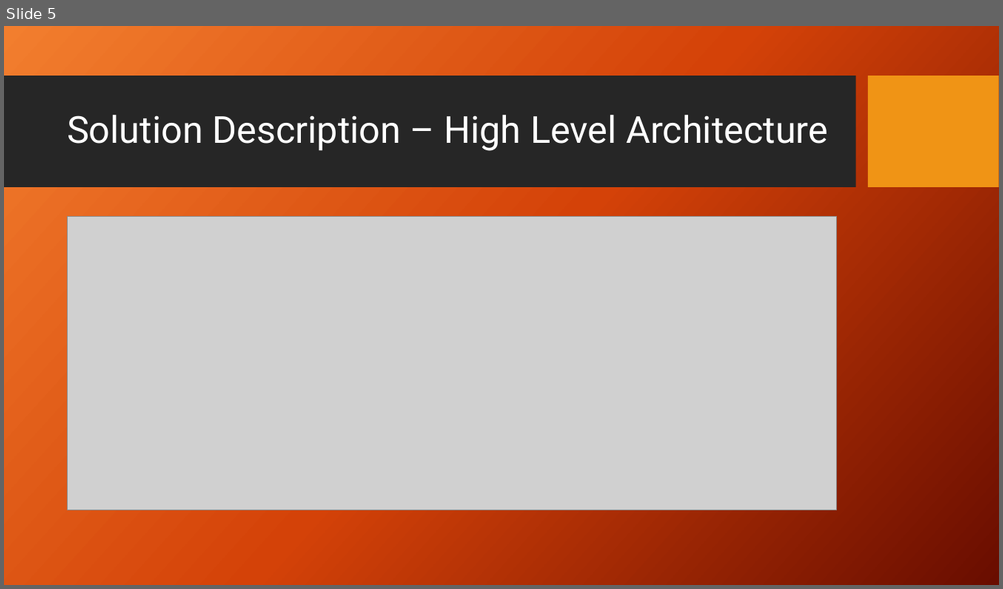
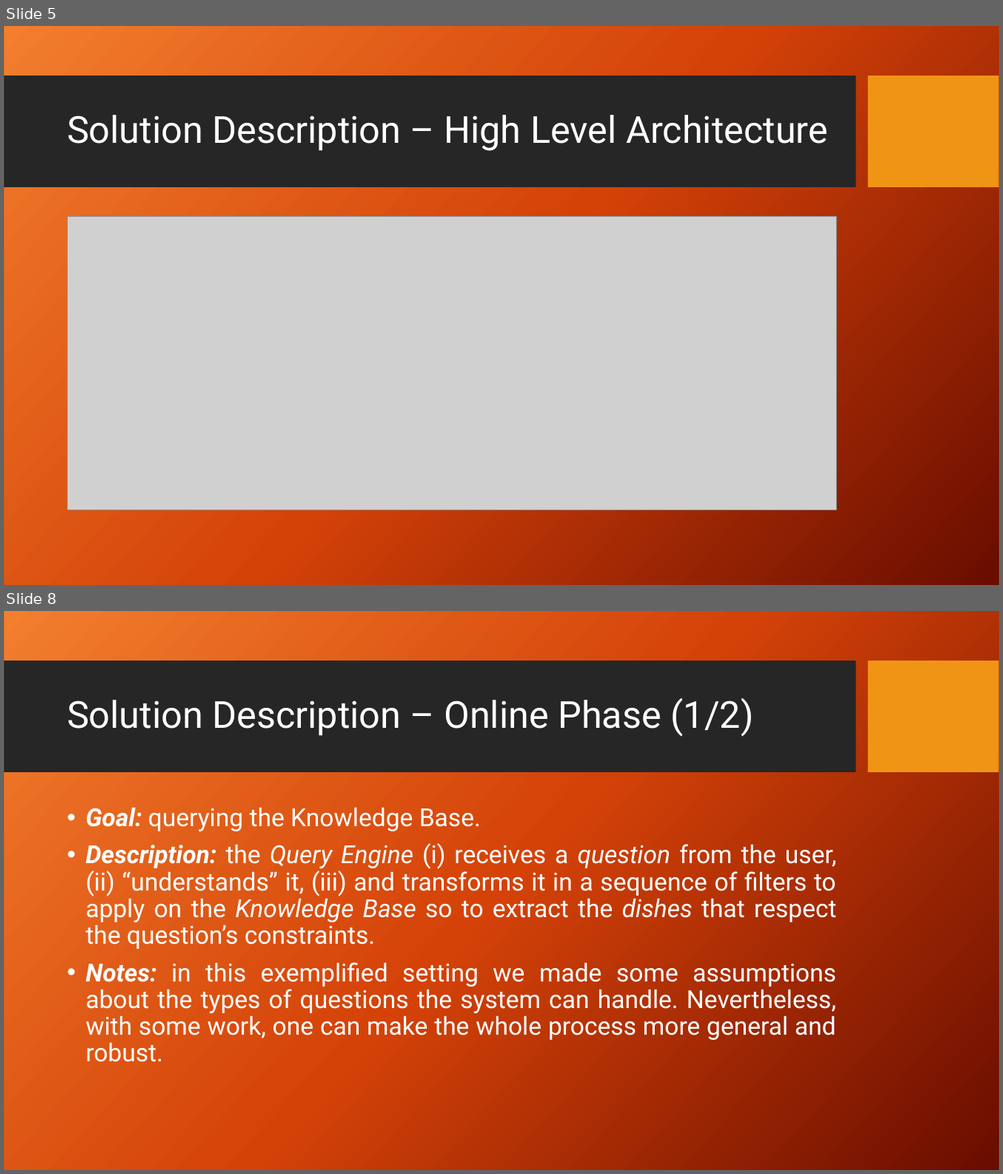
Before and after one commit to PaoloScarponi/hackapizza, a slide deck: docs/Hackapizza 2025 - Team LSF.pptx. Shown one above the other, each under a label of ours: slide 5 before the commit, slides 5 and 8 after it; the slides between them are not shown. The pictures are 1003x589 and 1003x1174 pixels, drawn with LibreOffice and Linux fonts; fonts in the diff are those of the drawing; grey boxes stand for pictures; background and template pictures are left out. Boxes give left, top, right and bottom in pixels: in the first picture for what was removed or moved away, otherwise in the second. Text is boxed around its words. In the diff, an @@ line names an element or a change of style, - is before the commit and + after.

```diff
--- a/docs/Hackapizza 2025 - Team LSF.pptx
+++ b/docs/Hackapizza 2025 - Team LSF.pptx
@@ slide 8 added at (x1=4, y1=611, x2=999, y2=1170), background picture (left out); not listed: 2 template elements that a slide beside it also shows @@
@@ title added at (x1=67, y1=698, x2=754, y2=737), 36 pt, text #FFFFFF @@
+Solution Description – Online Phase (1/2)
@@ text added at (x1=85, y1=807, x2=836, y2=1062), 24 pt, text #FFFFFF @@
+• Goal: querying the Knowledge Base.
+• Description: the Query Engine (i) receives a question from the user, (ii) “understands” it, (iii) and transforms it in a sequence of filters to apply on the Knowledge Base so to extract the dishes that respect the question’s constraints.
+• Notes: in this exemplified setting we made some assumptions about the types of questions the system can handle. Nevertheless, with some work, one can make the whole process more general and robust.
```
Also in this commit, not shown: 5 slides changed, 2 other slides added, 2 other files.
